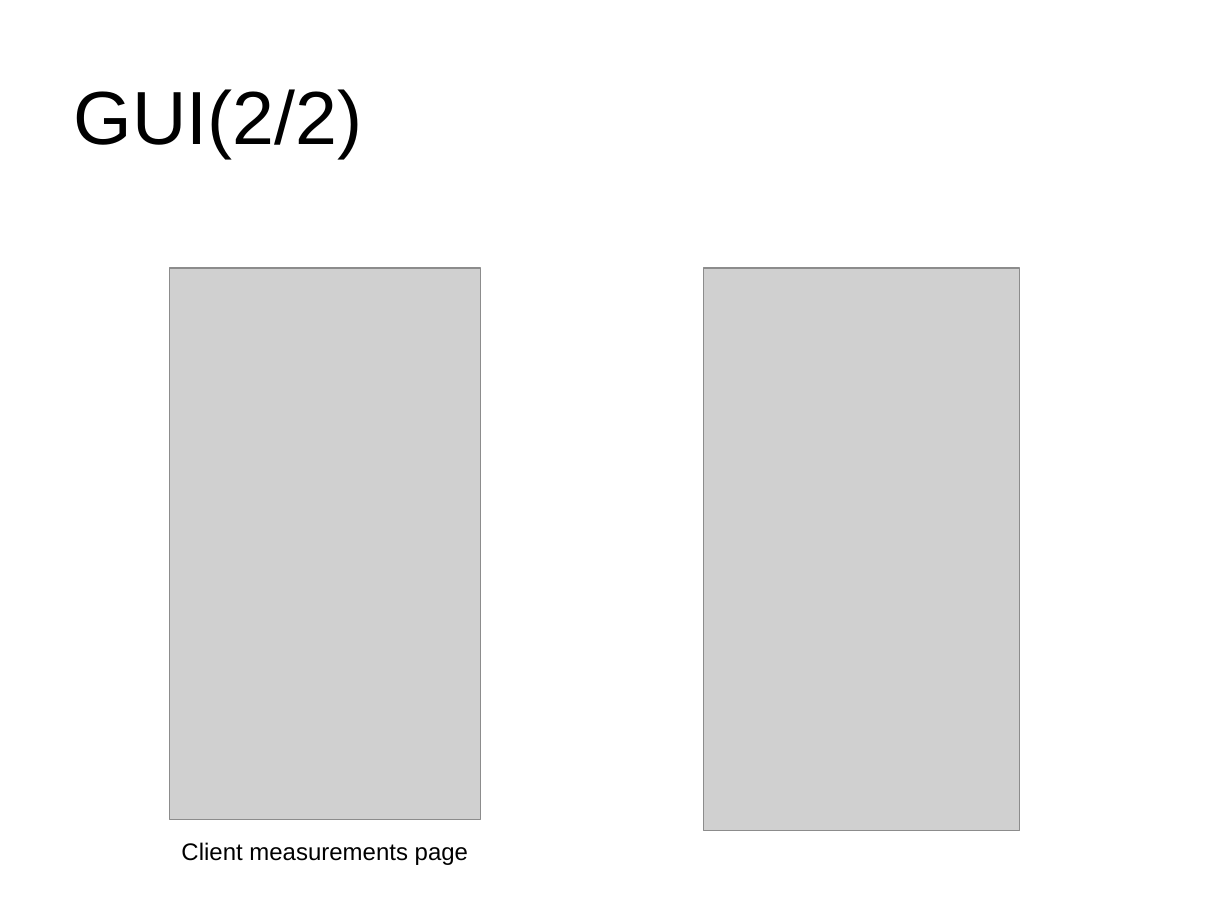
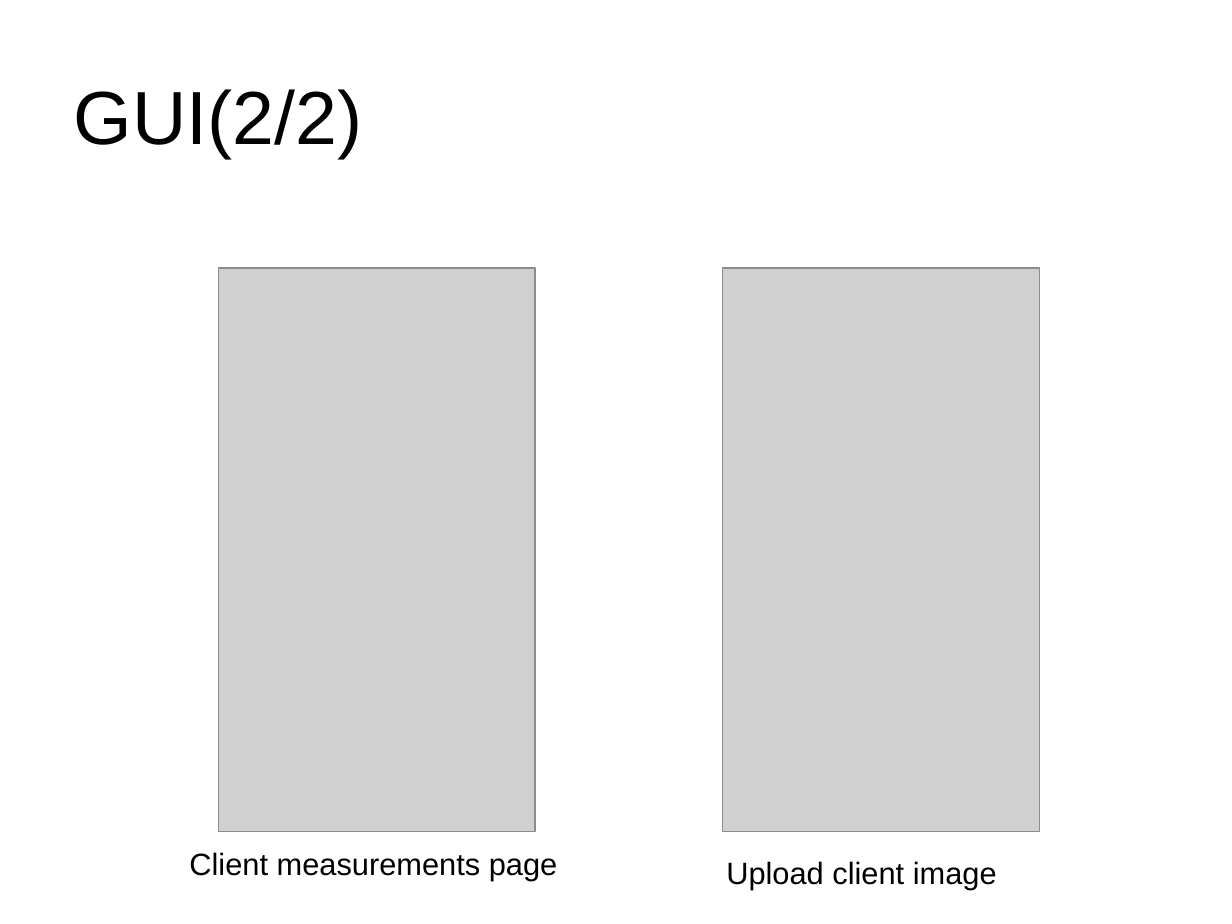
Before and after one commit to tarek-halaby/graduation_project, a slide deck: slide 20 of SRS presentation.ppt. Drawn at 1232x924 pixels with LibreOffice and Linux fonts; fonts in the diff are those of the drawing; grey boxes stand for pictures; background and template pictures are left out. Boxes give left, top, right and bottom in pixels: in the first picture for what was removed or moved away, otherwise in the second. Text is boxed around its words. In the diff, an @@ line names an element or a change of style, - is before the commit and + after.

```diff
--- a/SRS presentation.ppt
+++ b/SRS presentation.ppt
@@ picture: place and size @@
-picture at box(170, 269, 480, 821)
+picture at box(218, 269, 535, 832)
@@ picture: place and size @@
-picture at box(703, 269, 1020, 832)
+picture at box(723, 269, 1040, 832)
@@ text "Client measurements page": place and size @@
-text "Client measurements page" at box(181, 842, 468, 865)
+text "Client measurements page" at box(189, 852, 557, 880)
@@ text "Client measurements page" at box(189, 852, 557, 880): size 14 to 18 pt @@
@@ text added at box(726, 861, 997, 889), 18 pt, text #000000 @@
+Upload client image
```
Also in this commit, not shown: 6 other slides changed, 4 slides added, 2 slides removed.
